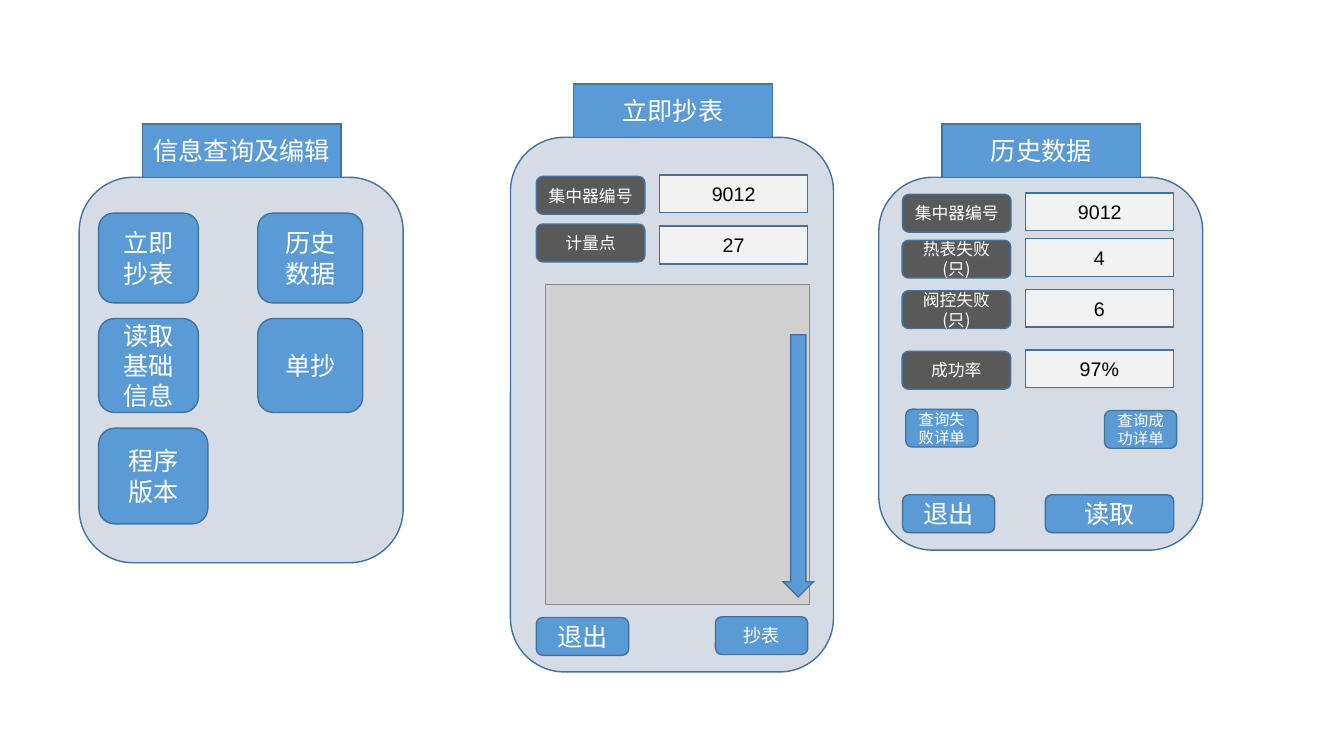
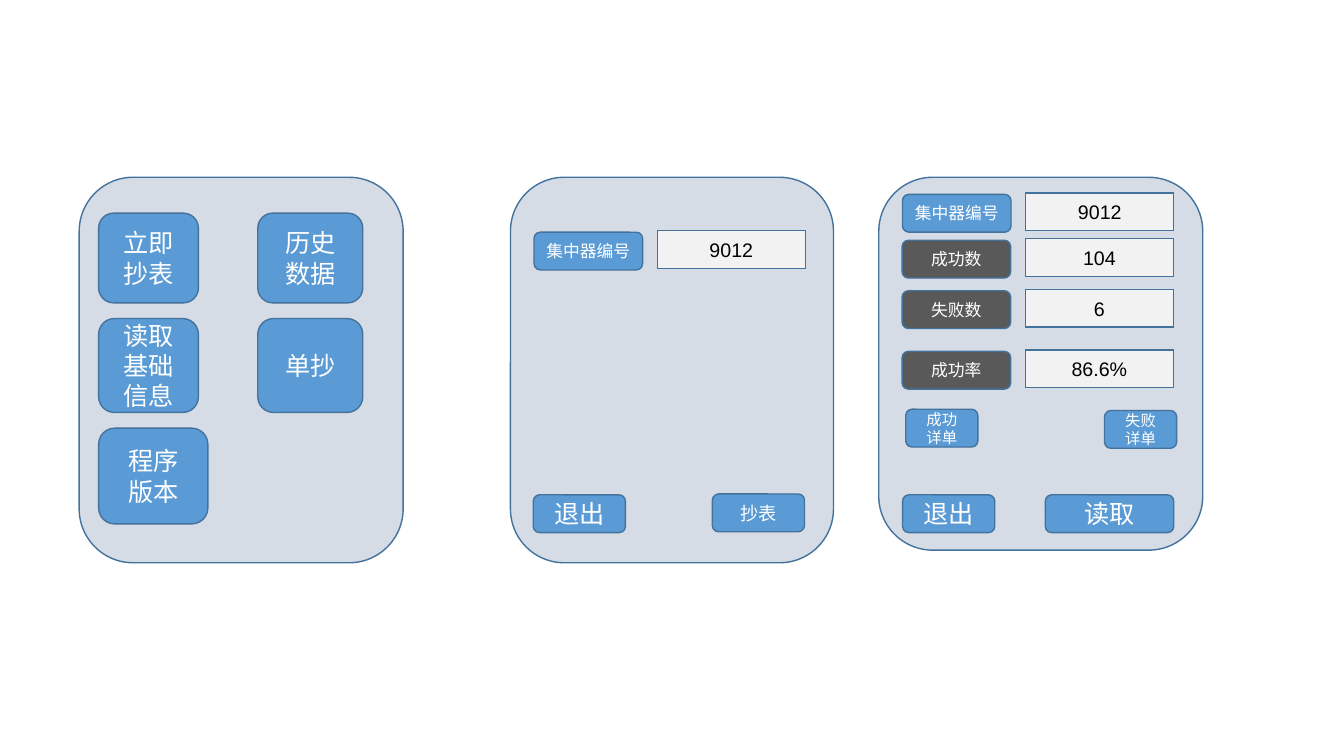
Before and after one commit to flimmy78/HandDevice, a slide deck: slide 5 of docs/design/界面设计.pptx. Drawn at 1344x756 pixels with LibreOffice and Linux fonts; fonts in the diff are those of the drawing; grey boxes stand for pictures. Boxes give left, top, right and bottom in pixels: in the first picture for what was removed or moved away, otherwise in the second. Text is boxed around its words. In the diff, an @@ line names an element or a change of style, - is before the commit and + after.

```diff
--- a/docs/design/界面设计.pptx
+++ b/docs/design/界面设计.pptx
@@ rectangle removed at <box>574,84,772,137</box> @@
-立即抄表
@@ rectangle removed at <box>142,124,341,177</box> @@
-信息查询及编辑
@@ rectangle removed at <box>942,124,1140,177</box> @@
-历史数据
@@ rounded rectangle: place and size @@
-rounded rectangle at <box>510,137,833,671</box>
+rounded rectangle at <box>510,177,833,563</box>
@@ rounded rectangle "集中器编号" at <box>902,195,1011,232</box>: fill #595959 to #5B9BD5 @@
@@ rounded rectangle "集中器编号" at <box>534,232,643,269</box>: fill #595959 to #5B9BD5 @@
@@ rounded rectangle "集中器编号": place and size @@
-rounded rectangle "集中器编号" at <box>536,176,645,214</box>
+rounded rectangle "集中器编号" at <box>534,232,643,269</box>
@@ rounded rectangle removed at <box>536,224,645,261</box> @@
-计量点
@@ rectangle "9012": place and size @@
-rectangle "9012" at <box>659,175,808,213</box>
+rectangle "9012" at <box>657,231,806,268</box>
@@ rectangle removed at <box>659,226,808,263</box> @@
-27
@@ text in rounded rectangle at <box>931,251,981,266</box>: text changed @@
-热表失败(只)
+成功数
@@ text in rectangle at <box>1083,251,1116,265</box>: text changed @@
-4
+104
@@ picture removed at <box>545,284,810,605</box> @@
@@ text in rounded rectangle at <box>931,302,981,317</box>: text changed @@
-阀控失败(只)
+失败数
@@ down arrow removed at <box>783,335,814,597</box> @@
@@ text in rectangle at <box>1072,362,1128,377</box>: text changed @@
-97%
+86.6%
@@ text in rounded rectangle at <box>926,409,957,444</box>: text changed @@
-查询失败详单
+成功
+详单
@@ text in rounded rectangle at <box>1125,410,1156,449</box>: text changed @@
-查询成功详单
+失败
+详单
@@ rounded rectangle "退出": place and size @@
-rounded rectangle "退出" at <box>536,618,628,655</box>
+rounded rectangle "退出" at <box>533,495,625,532</box>
@@ rounded rectangle "抄表": place and size @@
-rounded rectangle "抄表" at <box>716,617,808,654</box>
+rounded rectangle "抄表" at <box>713,494,805,531</box>
```
Also in this commit, not shown: 9 other slides changed, 1 slide added, 3 slides removed.
